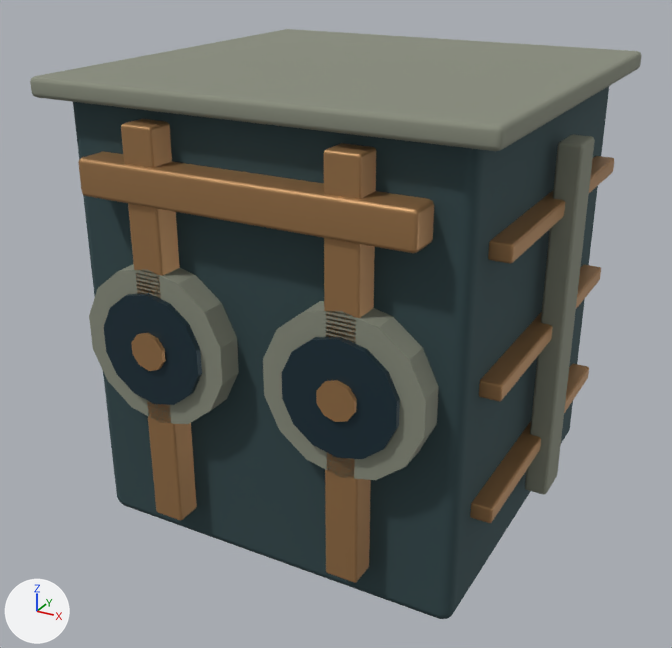
Two versions of the Blender file tools/godot-campaign/structure-art/blend/pump-top-1.blend, one commit apart.
The view is the same before and after, from a 50 mm camera at (0.909, -1.763, 1.274) aimed at (-0.03, -0.056, 0.421). The axes (+X, +Y, +Z) are drawn at lower left. The lights are the same throughout. The picture after the commit comes second.

The scene before the commit, as lines of its bpy script (objects in view):
```python
me_cube = bpy.data.meshes.new('Cube')
me_cube.from_pydata(...)  # 56 vertices, 54 faces; spans x -0.42..0.42, y 0.015..0.985, z -0.42..0.42
me_cube.materials.append(mat_pump_0)  # dark cyan #435a5e
me_cylinder_001 = bpy.data.meshes.new('Cylinder.001')
me_cylinder_001.from_pydata(...)  # a 14-sided cylinder along z spanning x -0.325..-0.095, y 0.372..0.608, z -0.487..-0.475; a 14-sided cylinder along z spanning x 0.095..0.325, y 0.372..0.608, z -0.487..-0.475; a 14-sided cylinder along z spanning x -0.325..-0.095, y 0.372..0.608, z 0.475..0.487; a 14-sided cylinder along z spanning x 0.095..0.325, y 0.372..0.608, z 0.475..0.487
me_cylinder_001.materials.append(mat_pump_2)  # dark blue #293f4a
me_cylinder_002 = bpy.data.meshes.new('Cylinder.002')
me_cylinder_002.from_pydata(...)  # 640 vertices, 588 faces; spans x -0.463..0.463, y 0.09..0.93, z -0.495..0.495
me_cylinder_002.materials.append(mat_pump_3)  # brown #af8558
ob_pump_0 = bpy.data.objects.new('pump_0', me_cube)
ob_pump_0.location = (0.0, 0.0, 0.0)
ob_pump_0.rotation_euler = (1.571, 0.0, 0.0)  # degrees (90, 0, 0)
ob_pump_2 = bpy.data.objects.new('pump_2', me_cylinder_001)
ob_pump_2.location = (0.0, 0.0, 0.0)
ob_pump_2.rotation_euler = (1.571, 0.0, 0.0)  # degrees (90, 0, 0)
ob_pump_3 = bpy.data.objects.new('pump_3', me_cylinder_002)
ob_pump_3.location = (0.0, 0.0, 0.0)
ob_pump_3.rotation_euler = (1.571, 0.0, 0.0)  # degrees (90, 0, 0)
# also in view: 'pump_1' at (0.0, 0.0, 0.555)
```
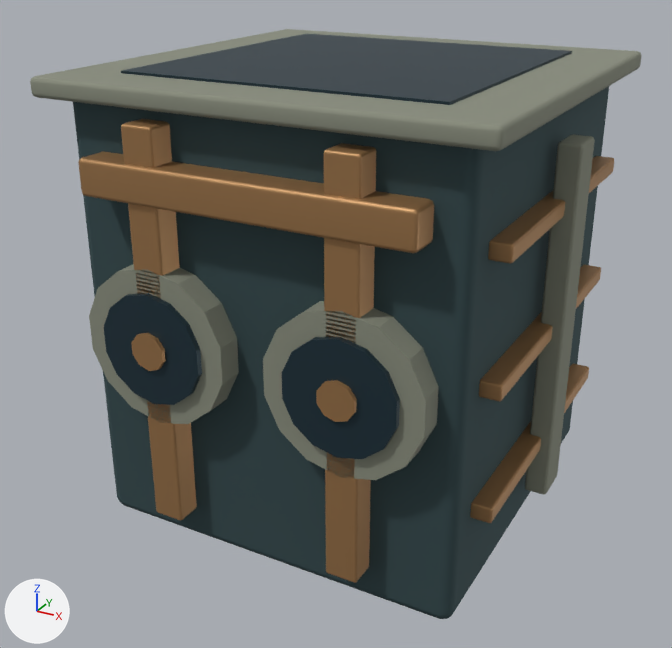
Location of each change, [x1, y1, x2, y2] in pixels of the pictures (672 x 648 px):
'pump_2', reshaped
    before: [104, 293, 400, 459]
    after: [104, 34, 572, 459]
part 1 of me_cylinder_001, added
    after: [121, 34, 572, 105]

The change, as a diff of the scene's bpy script:
```diff
--- a/tools/godot-campaign/structure-art/blend/pump-top-1.blend.py
+++ b/tools/godot-campaign/structure-art/blend/pump-top-1.blend.py
@@ me_cylinder_001 @@
 # used by ob_pump_2; location = (0.0, 0.0, 0.0); rotation_euler = (1.571, 0.0, 0.0), in degrees (90, 0, 0)
-me_cylinder_001.from_pydata(...)  # 112 vertices, 64 faces; spans x -0.325..0.325, y 0.372..0.608, z -0.487..0.487
+me_cylinder_001.from_pydata(...)  # 120 vertices, 70 faces; spans x -0.34..0.34, y 0.0..1.0, z -0.487..0.487
+# me_cylinder_001 part 1: a new loose piece, a box spanning x -0.34..0.34, y 0.0..1.0, z -0.35..0.35, in mat_pump_2 (dark blue #293f4a)
 me_cylinder_001.materials.append(mat_pump_2)
```
